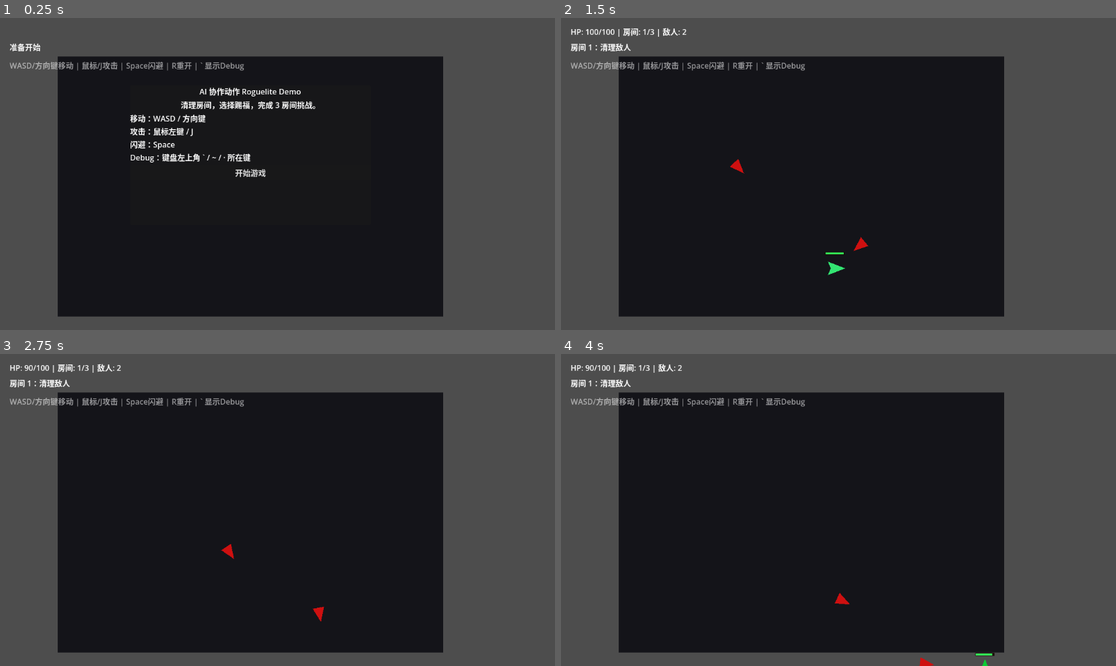
Above: before the commit, frames 1-4 (two rows, left to right).
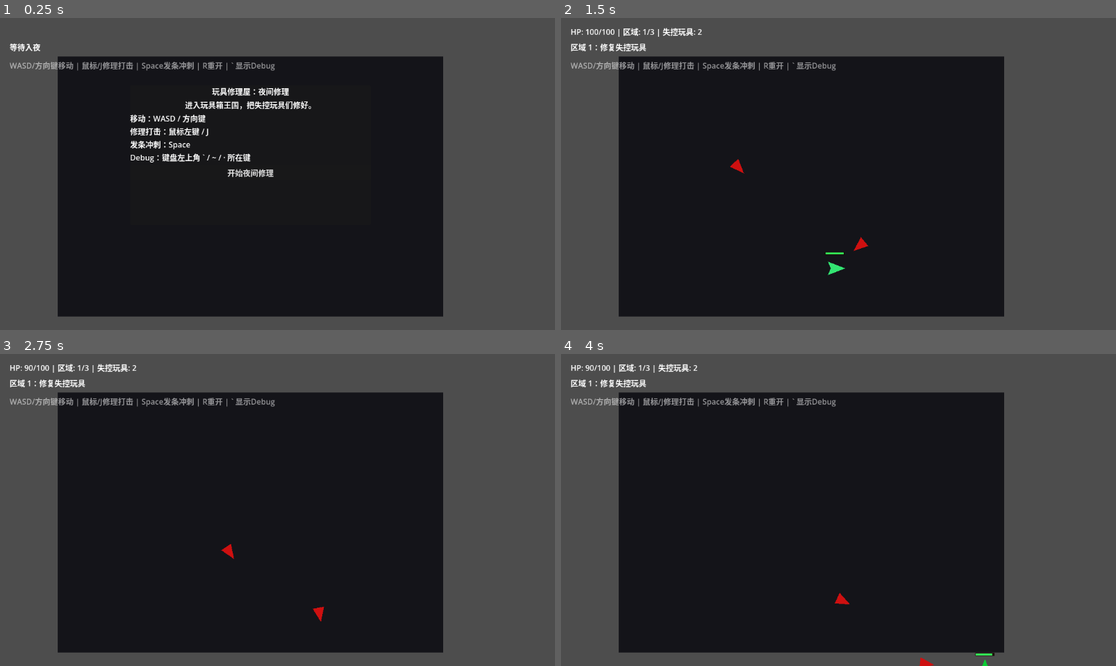
Above: after the commit, the same moments.

Repository: DGoat/Project-A
Game: Godot game, scene res://scenes/Main.tscn
Two runs of this game, one before a commit and one after it. Both use one fixed random seed, a clock stepped at 60 frames per second and the inputs below.
Inputs (mouse positions are in pixels of both pictures, inside the frame that each line leads up to):
- Up to frame 1 (0.25 s): no input
- Up to frame 2 (1.5 s): click "开始游戏" (after the commit: "开始夜间修理") at 0.5 s; move the mouse to (960, 158) at 1.27 s; hold D (move_right) from 1.28 s (still down); click (960, 158) at 1.35 s
- Up to frame 3 (2.75 s): move the mouse to (166, 525) at 2.02 s; release D (move_right) at 2.03 s; hold S (move_down) from 2.03 s (still down); tap Space (dash) at 2.1 s
- Up to frame 4 (4 s): move the mouse to (894, 441) at 2.77 s; release S (move_down) at 2.78 s; hold D (move_right) 2.78-3.53 s; tap 1 (pick_blessing_1) at 2.85 s; move the mouse to (810, 572) at 3.52 s; hold W (move_up) from 3.53 s (still down); tap 2 (pick_blessing_2) at 3.6 s

The runs differ from the first frame. In frame 1, 1.8% of the frame differs, in the area x 1-57%, y 8-52%; in frame 2, 0.8%; in frame 3, 0.8%; in frame 4, 0.8%.

Commit message:
feat: add toy repair shop theme

Diff:
--- a/demos/demo-godot-001-action-roguelite/data/blessings.json
+++ b/demos/demo-godot-001-action-roguelite/data/blessings.json
@@ -1,45 +1,45 @@
 [
   {
     "id": "attack_up",
-    "name": "锋刃打磨",
-    "description": "攻击伤害 +20%。",
-    "tags": ["直接伤害"],
+    "name": "磨亮小木锤",
+    "description": "修理打击力度 +20%。",
+    "tags": ["积木", "直接修复"],
     "effects": {
       "attack_damage_multiplier": 1.2
     }
   },
   {
     "id": "attack_speed_up",
-    "name": "迅捷出手",
-    "description": "攻击冷却 -15%。",
-    "tags": ["攻速"],
+    "name": "发条上紧",
+    "description": "修理打击冷却 -15%。",
+    "tags": ["发条", "攻速"],
     "effects": {
       "attack_cooldown_multiplier": 0.85
     }
   },
   {
     "id": "dash_strike",
-    "name": "疾风步",
-    "description": "闪避后，下一次攻击伤害 +50%。",
-    "tags": ["闪避爆发"],
+    "name": "弹簧冲刺",
+    "description": "发条冲刺后，下一次修理打击力度 +50%。",
+    "tags": ["发条", "爆发"],
     "effects": {
       "dash_strike_multiplier": 1.5
     }
   },
   {
     "id": "kill_heal",
-    "name": "血暖余烬",
-    "description": "击杀敌人后回复 8 点生命。",
-    "tags": ["生存"],
+    "name": "纽扣心",
+    "description": "修复一个失控玩具后回复 8 点生命。",
+    "tags": ["缝补", "生存"],
     "effects": {
       "heal_on_kill": 8
     }
   },
   {
     "id": "burn_attack",
-    "name": "余火印记",
-    "description": "攻击会附加持续燃烧伤害。",
-    "tags": ["燃烧"],
+    "name": "暖灯余光",
+    "description": "修理打击会附加持续净化。",
+    "tags": ["灯光", "持续修复"],
     "effects": {
       "burn_damage": 4,
       "burn_ticks": 3
@@ -47,9 +47,9 @@
   },
   {
     "id": "range_up",
-    "name": "长柄之势",
-    "description": "攻击范围 +20%。",
-    "tags": ["范围"],
+    "name": "长木尺",
+    "description": "修理打击范围 +20%。",
+    "tags": ["积木", "范围"],
     "effects": {
       "attack_range_multiplier": 1.2
     }
--- a/demos/demo-godot-001-action-roguelite/scenes/Main.tscn
+++ b/demos/demo-godot-001-action-roguelite/scenes/Main.tscn
@@ -46,7 +46,7 @@
 offset_top = 86.0
 offset_right = 620.0
 offset_bottom = 108.0
-text = "WASD/方向键移动 | 鼠标/J攻击 | Space闪避 | R重开 | ` 显示Debug"
+text = "WASD/方向键移动 | 鼠标/J修理打击 | Space发条冲刺 | R重开 | ` 显示Debug"
 modulate = Color(1, 1, 1, 0.55)
 
 [node name="DamageFlash" type="ColorRect" parent="CanvasLayer/UI"]
@@ -73,7 +73,7 @@
 
 [node name="Title" type="Label" parent="CanvasLayer/UI/AcquiredBlessingsPanel/AcquiredBlessingsList"]
 layout_mode = 2
-text = "赐福"
+text = "修理灵感"
 horizontal_alignment = 1
 
 [node name="Items" type="Label" parent="CanvasLayer/UI/AcquiredBlessingsPanel/AcquiredBlessingsList"]
@@ -94,7 +94,7 @@
 
 [node name="Title" type="Label" parent="CanvasLayer/UI/DebugPanel/DebugList"]
 layout_mode = 2
-text = "调试：添加赐福"
+text = "调试：添加修理灵感"
 horizontal_alignment = 1
 
 [node name="DebugBlessing1" type="Button" parent="CanvasLayer/UI/DebugPanel/DebugList"]
@@ -134,7 +134,7 @@
 
 [node name="Title" type="Label" parent="CanvasLayer/UI/BlessingPanel/BlessingList"]
 layout_mode = 2
-text = "选择一个赐福"
+text = "选择一个修理灵感"
 horizontal_alignment = 1
 
 [node name="Blessing1" type="Button" parent="CanvasLayer/UI/BlessingPanel/BlessingList"]
@@ -161,21 +161,21 @@
 
 [node name="Title" type="Label" parent="CanvasLayer/UI/StartPanel/StartList"]
 layout_mode = 2
-text = "AI 协作动作 Roguelite Demo"
+text = "玩具修理屋：夜间修理"
 horizontal_alignment = 1
 
 [node name="Subtitle" type="Label" parent="CanvasLayer/UI/StartPanel/StartList"]
 layout_mode = 2
-text = "清理房间，选择赐福，完成 3 房间挑战。"
+text = "进入玩具箱王国，把失控玩具们修好。"
 horizontal_alignment = 1
 
 [node name="Controls" type="Label" parent="CanvasLayer/UI/StartPanel/StartList"]
 layout_mode = 2
-text = "移动：WASD / 方向键\n攻击：鼠标左键 / J\n闪避：Space\nDebug：键盘左上角 ` / ~ / · 所在键"
+text = "移动：WASD / 方向键\n修理打击：鼠标左键 / J\n发条冲刺：Space\nDebug：键盘左上角 ` / ~ / · 所在键"
 
 [node name="StartButton" type="Button" parent="CanvasLayer/UI/StartPanel/StartList"]
 layout_mode = 2
-text = "开始游戏"
+text = "开始夜间修理"
 
 [node name="ResultPanel" type="PanelContainer" parent="CanvasLayer/UI"]
 visible = false
@@ -195,7 +195,7 @@
 
 [node name="Blessings" type="Label" parent="CanvasLayer/UI/ResultPanel/ResultList"]
 layout_mode = 2
-text = "本局赐福：暂无"
+text = "本晚灵感：暂无"
 
 [node name="RestartButton" type="Button" parent="CanvasLayer/UI/ResultPanel/ResultList"]
 layout_mode = 2
--- a/demos/demo-godot-001-action-roguelite/scripts/main.gd
+++ b/demos/demo-godot-001-action-roguelite/scripts/main.gd
@@ -77,7 +77,7 @@
 	result_panel.visible = false
 	start_panel.visible = true
 	ui_status.text = ""
-	ui_message.text = "准备开始"
+	ui_message.text = "等待入夜"
 	_update_debug_buttons()
 	_update_acquired_blessings()
 
@@ -120,7 +120,7 @@
 	player.health_changed.connect(_on_player_health_changed)
 	current_room = 0
 	_spawn_room(current_room)
-	ui_message.text = "房间 1：清理敌人"
+	ui_message.text = "区域 1：修复失控玩具"
 	blessing_panel.visible = false
 
 func _spawn_room(index: int) -> void:
@@ -164,7 +164,7 @@
 		var tags_text := _format_tags(blessing)
 		blessing_buttons[i].text = "%d. [%s]\n%s\n%s" % [i + 1, tags_text, blessing["name"], blessing["description"]]
 	blessing_panel.visible = true
-	ui_message.text = "选择一个赐福"
+	ui_message.text = "选择一个修理灵感"
 
 func _roll_blessings(count: int) -> Array:
 	var pool := blessing_pool.duplicate()
@@ -179,7 +179,7 @@
 	choosing_blessing = false
 	blessing_panel.visible = false
 	current_room += 1
-	ui_message.text = "获得赐福：%s。房间 %d：清理敌人" % [blessing["name"], current_room + 1]
+	ui_message.text = "获得修理灵感：%s。区域 %d：修复失控玩具" % [blessing["name"], current_room + 1]
 	_spawn_room(current_room)
 
 func _toggle_debug_panel() -> void:
@@ -198,7 +198,7 @@
 	acquired_blessings.append(blessing)
 	_update_acquired_blessings()
 	if debug:
-		ui_message.text = "调试添加赐福：%s" % blessing["name"]
+		ui_message.text = "调试添加修理灵感：%s" % blessing["name"]
 
 func _update_debug_buttons() -> void:
 	for i in debug_blessing_buttons.size():
@@ -220,15 +220,15 @@
 	run_ended = true
 	choosing_blessing = false
 	blessing_panel.visible = false
-	result_title.text = "胜利" if victory else "失败"
+	result_title.text = "黎明前修好了所有玩具" if victory else "小灯熄灭了"
 	result_blessings.text = _format_result_blessings()
 	result_panel.visible = true
-	ui_message.text = "胜利！" if victory else "失败。"
+	ui_message.text = "黎明前修好了所有玩具。" if victory else "小灯熄灭了，被送回修理台。"
 
 func _format_result_blessings() -> String:
 	if acquired_blessings.is_empty():
-		return "本局赐福：暂无"
-	var lines: Array[String] = ["本局赐福："]
+		return "本晚灵感：暂无"
+	var lines: Array[String] = ["本晚灵感："]
 	for blessing in acquired_blessings:
 		lines.append("- %s" % blessing["name"])
 	return "\n".join(lines)
@@ -248,8 +248,8 @@
 	damage_flash_tween.tween_property(damage_flash, "color", Color(1.0, 0.0, 0.0, 0.0), 0.22)
 
 func _on_player_health_changed(current: int, maximum: int) -> void:
-	ui_status.text = "HP: %d/%d | 房间: %d/%d | 敌人: %d" % [current, maximum, current_room + 1, rooms.size(), enemies_alive]
+	ui_status.text = "HP: %d/%d | 区域: %d/%d | 失控玩具: %d" % [current, maximum, current_room + 1, rooms.size(), enemies_alive]
 
 func _update_status() -> void:
 	if player != null:
-		ui_status.text = "HP: %d/%d | 房间: %d/%d | 敌人: %d" % [player.hp, player.max_hp, current_room + 1, rooms.size(), enemies_alive]
+		ui_status.text = "HP: %d/%d | 区域: %d/%d | 失控玩具: %d" % [player.hp, player.max_hp, current_room + 1, rooms.size(), enemies_alive]
Not shown, changed: demos/demo-godot-001-action-roguelite/design.md
Not shown, changed: demos/demo-godot-001-action-roguelite/dev-log.md
Not shown, changed: demos/demo-godot-001-action-roguelite/issue-tracker.md
Not shown, changed: demos/demo-godot-001-action-roguelite/milestones.md
Not shown, added: demos/demo-godot-001-action-roguelite/specs/spec-009-toy-repair-shop-theme.md
